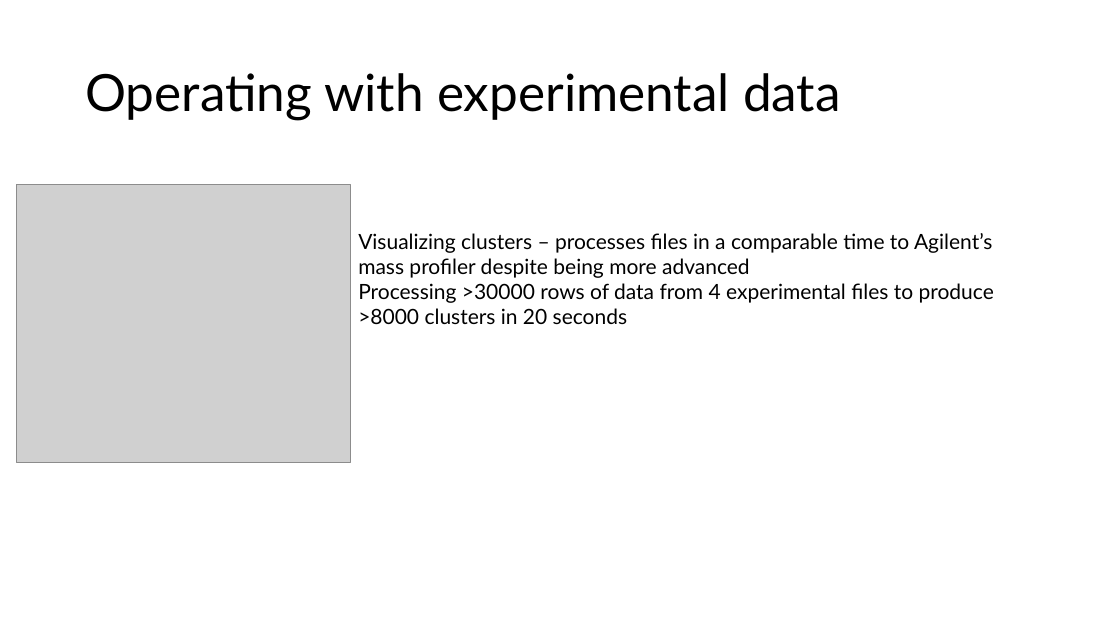
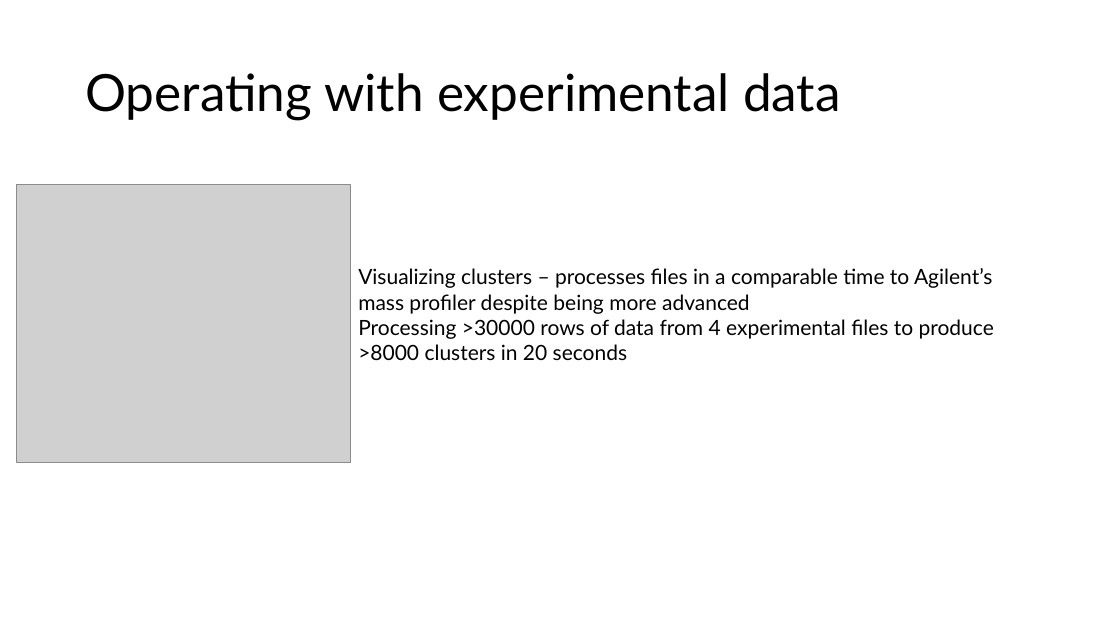
Before and after one commit to greg1d/PFAS-IMplementor-for-Mass-Spectrometry--PIMMS-, a slide deck: slide 9 of presentations/Presentation for 1.17.25.pptx (slide 7 before the commit). Drawn at 1120x630 pixels with LibreOffice and Linux fonts; fonts in the diff are those of the drawing; grey boxes stand for pictures. Boxes give left, top, right and bottom in pixels: in the first picture for what was removed or moved away, otherwise in the second. Text is boxed around its words. In the diff, an @@ line names an element or a change of style, - is before the commit and + after.

```diff
--- a/presentations/Presentation for 1.17.25.pptx
+++ b/presentations/Presentation for 1.17.25.pptx
@@ text "Visualizing clusters – processes files ...": place and size @@
-text "Visualizing clusters – processes files ..." at [358, 233, 994, 324]
+text "Visualizing clusters – processes files ..." at [358, 268, 994, 360]
```
Also in this commit, not shown: 2 other slides changed, 13 slides added, 1 slide removed, 51 other files.
